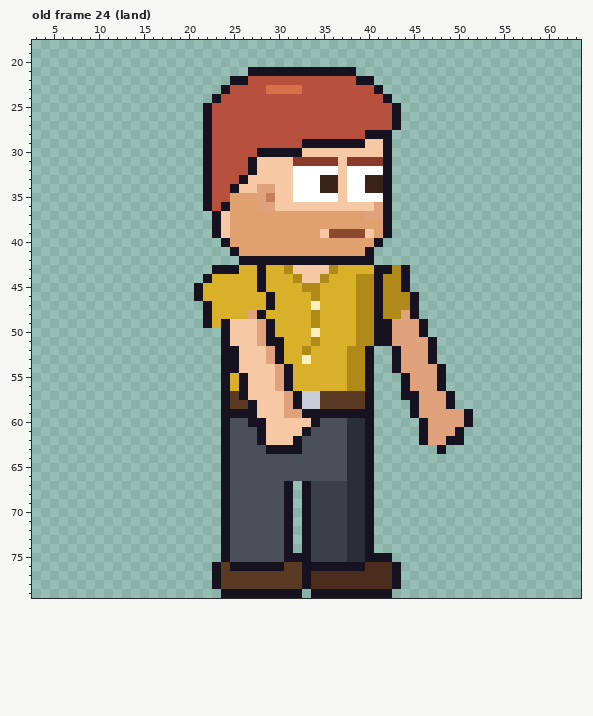
Two versions of one pixel-art file, sprites/expo/expo_vendi_right_anim.aseprite. The picture above was drawn from the file before the commit.
64x80 pixels, 123 frames. Colours within 5 levels of each other are drawn and written as one. Shown: old frame 24 (land): x 3..63, y 18..79. The commit also changed other frames, which this record leaves out.
Once edited:
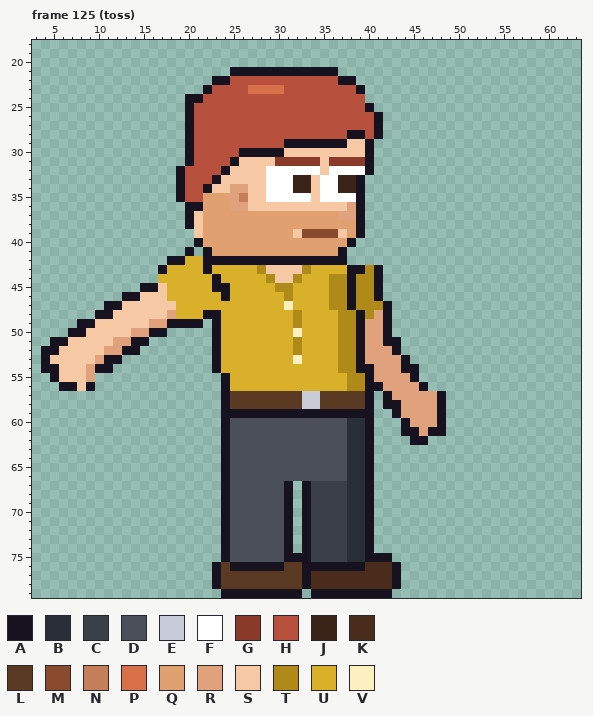
Palette (. is transparent): A #17121f  B #2a2e38  C #3a3f4a  D #4a4f5a  E #c8ccd8  F #ffffff  G #8a3a28  H #b8503e  J #3a2418  K #4a2c1c  L #5a3a22  M #8a4a2e  N #c47e58  P #d8704a  Q #e0a070  R #e0a27c  S #f6c9a4  T #b08a18  U #d8b02a  V #fcf0c0
A new or re-ordered frame is compared with the old frame closest to it.
Diff:
frames 123 -> 129
Changed rows in their new state; - is an unchanged pixel.
Frame 125 (toss) is new; against old frame 24 (land):
first column x 4:
21 ---------------------AA----------..-------------
22 -------------------AAHH----------AA..-----------
23 ------------------AHH--PP--HH------A..----------
24 ----------------AAHH----------------...---------
25 ----------------AHH-----------------A...--------
26 ----------------AHH------------------A..--------
27 ----------------AHH------------------A..--------
28 ----------------AHH---------------AAH-.---------
29 ----------------AHH--------AA-----SSA..---------
30 ----------------AHH---AA---SS-------A..---------
31 ----------------AHH--ASS--GG---S-G--A..---------
32 ---------------AHHH-ASSS-FFF---S-F--A..---------
33 ---------------AHHHASSS--FFFJJSFFJJA...---------
34 ---------------AHH-SSRR-SFFFJJSFFJJA...---------
35 ---------------AHHQQQRNSSFFF--S--F-A...---------
36 ----------------AAQQQRRSSS--------RA...---------
37 ----------------ASQQQ------------RRA...---------
38 ----------------ASQQQ--------------A...---------
39 -----------------SQQQ-------SMMM-SQA...---------
40 -----------------AQQQ-------------A...----------
41 ----------------A-AQQQ-----------A...-----------
42 --------------AAUUAAAA------------...-----------
43 -------------AUUUUAUUU--TSSS-TUUU-AAT-...-------
44 -------------UUUUUUA----UTSS-UUUTTA---...-------
45 -----------AASUUUU-AA---U-TT-UU-TTA---...-------
46 ---------AASSSUUUU--A----U-T--U-TTA---....------
47 -------AASSSSSSUUUU------U-V--U-TTA--TA...------
48 ------AASSSSSSRUUU-A---UU---T-U--TTA-RA...------
49 ----AASSSSSSRRAAAA.AUUUUUU--T-U--TTARR-....-----
50 ---AASSSSSRRAA-----AUUUUUU--V-U--TTARR-....-----
51 -AASSSSSRRAA-------AUUUUUUU-T-U--TTARR-A....----
52 AASSSSSRRAA--------AUUUUUUU-TU---T-ARRR-....----
53 ASSSSSRAA----------AUUUUUUU-VU---T-ARRRRA...----
54 AASSSRAA-----------AUUUUUUUU-----T-A-RRRAA...---
55 -ASSSR----------------UUUUUU---------RRRRA...---
56 --AASA----------------UUUUUU---------ARRR-A..---
57 ----------------------LLLLLLL---------ARRR--A.--
58 -----------------------LLLLLL---------AARR--A.--
59 ------------------------AAAAA----------ARR--A...
60 -----------------------DDDDDDDD---------ARR-A...
61 ------------------------DDDDDD----------AARAA..-
62 ------------------------DDDDD------------A-....-
63 -------------------------DDDD---------------.---
Changed places in both pictures, as pixel boxes (x1, y1, x2, y2):
changed: (41, 67, 473, 454)
